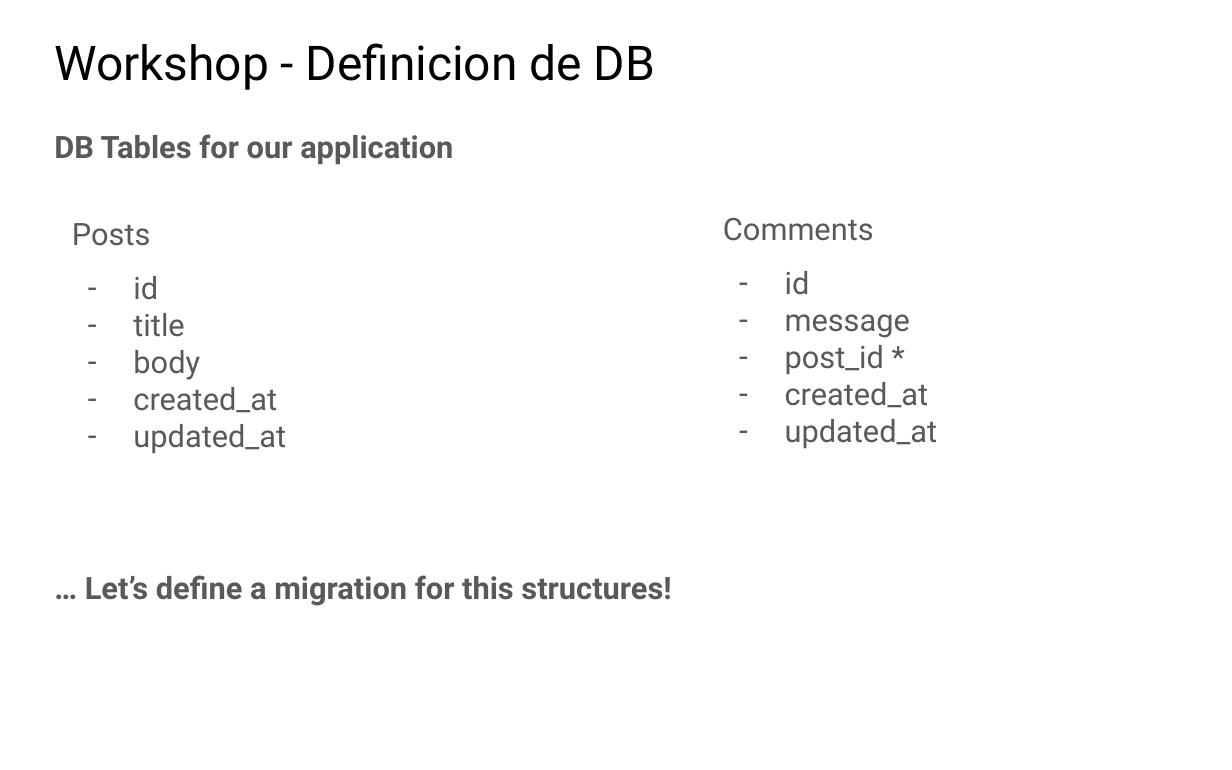
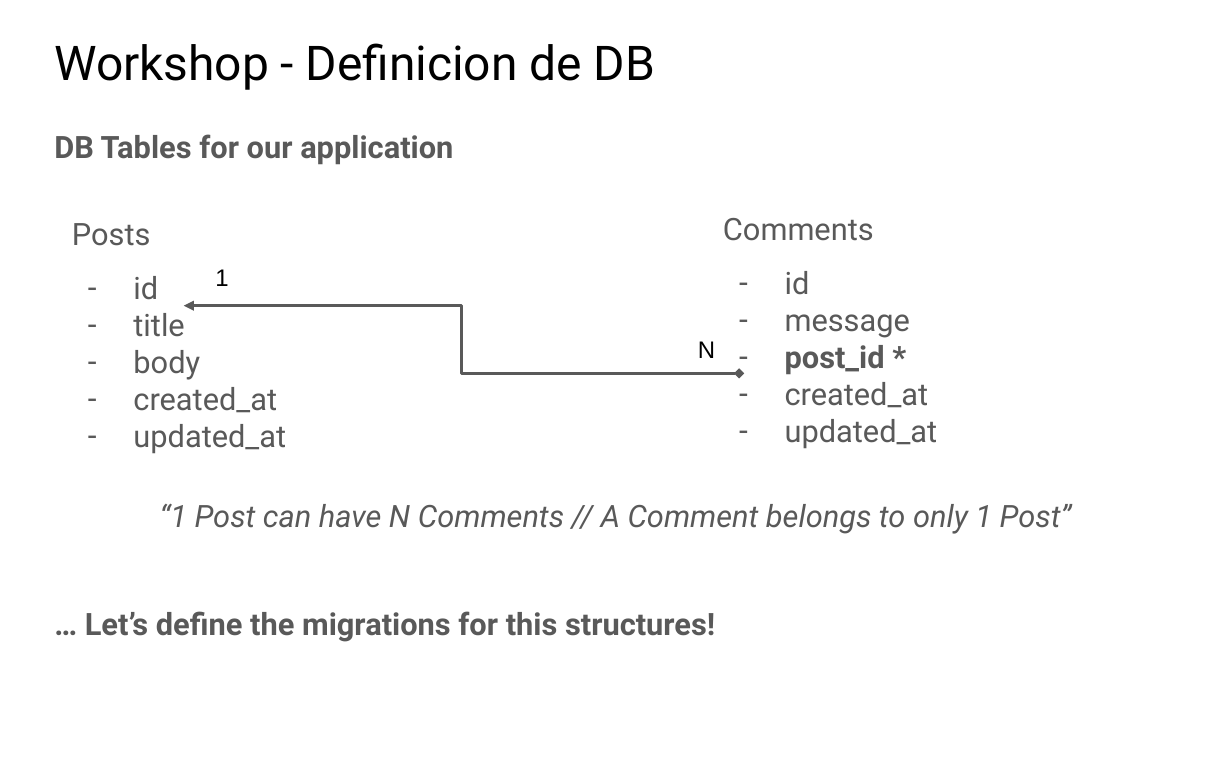
Before and after one commit to juan-morales/laravel-workshop-blog, a slide deck: slide 37 of presentation/Presentation.pptx (slide 36 before the commit). Drawn at 1232x770 pixels with LibreOffice and Linux fonts; fonts in the diff are those of the drawing. Boxes give left, top, right and bottom in pixels: in the first picture for what was removed or moved away, otherwise in the second. Text is boxed around its words. In the diff, an @@ line names an element or a change of style, - is before the commit and + after.

```diff
--- a/presentation/Presentation.pptx
+++ b/presentation/Presentation.pptx
@@ text added at [215,269,228,286], 14 pt, text #000000 @@
+1
@@ elbow double arrow added from (739, 373) to (184, 306), #595959 1.5 pt @@
@@ text added at [698,341,715,358], 14 pt, text #000000 @@
+N
@@ text at [785,345,885,375]: bold on in "post_id *" @@
@@ text at [85,504,1072,642]: text changed; bold off; italic on @@
-… Let’s define a migration for this structures!
+“1 Post can have N Comments // A Comment belongs to only 1 Post”
+… Let’s define the migrations for this structures!
```
Also in this commit, not shown: 7 other slides changed, 2 slides added.
